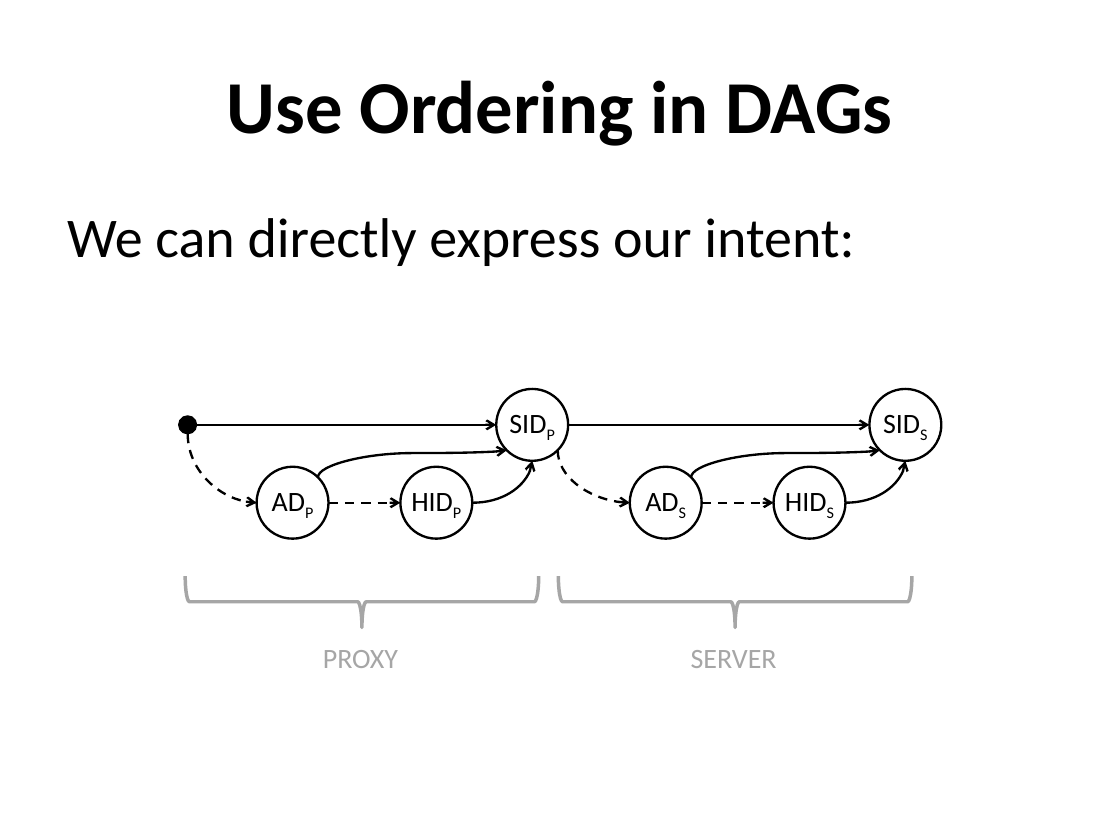
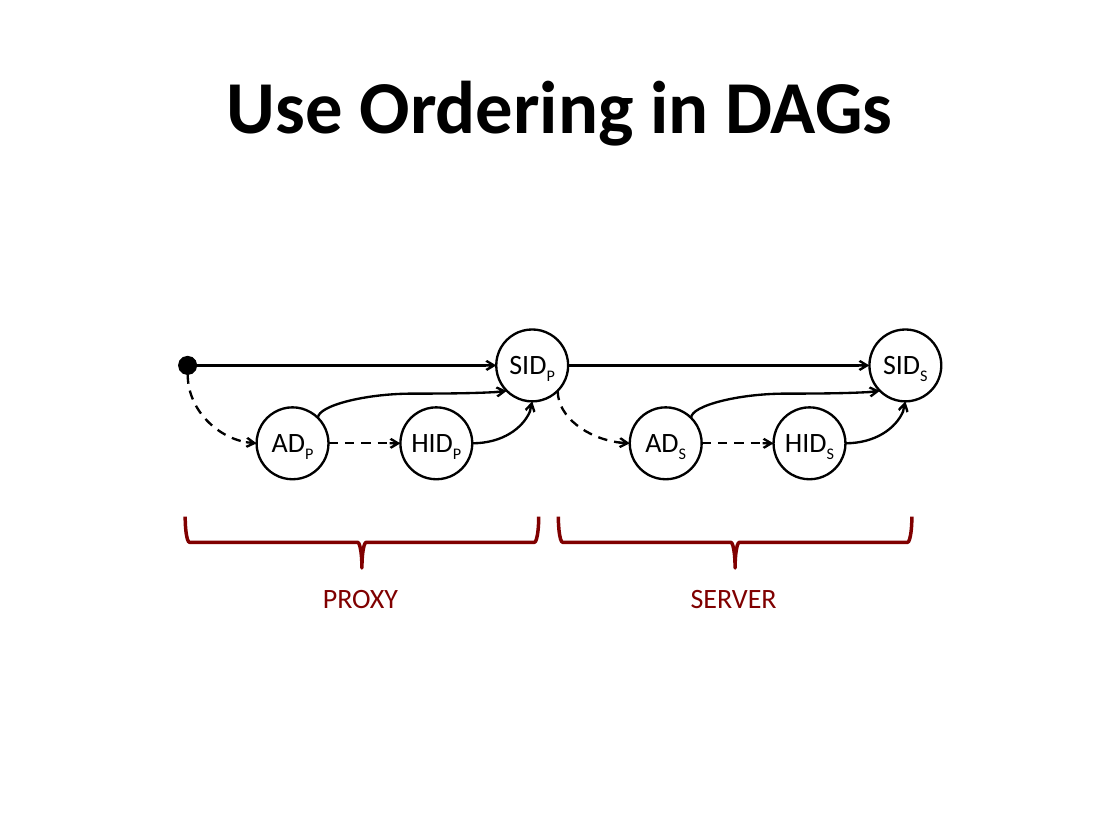
Before and after one commit to nfeltman/XIAnon, a slide deck: slide 10 of Presentation/Anonymity In XIA.pptx (slide 9 before the commit). Drawn at 1120x840 pixels with LibreOffice and Linux fonts; fonts in the diff are those of the drawing. Boxes give left, top, right and bottom in pixels: in the first picture for what was removed or moved away, otherwise in the second. Text is boxed around its words. In the diff, an @@ line names an element or a change of style, - is before the commit and + after.

```diff
--- a/Presentation/Anonymity In XIA.pptx
+++ b/Presentation/Anonymity In XIA.pptx
@@ text removed at (x1=67, y1=218, x2=854, y2=266) @@
-We can directly express our intent:
@@ left brace at (x1=185, y1=516, x2=539, y2=568): outline #A6A6A6 2.25 pt to #800000 2.25 pt @@
@@ 7 ellipses, 6 curved arrows, 4 arrows, 2 texts, 2 left braces moved together from (x1=179, y1=389, x2=941, y2=668) to (x1=179, y1=329, x2=941, y2=609) @@
@@ left brace at (x1=558, y1=516, x2=912, y2=568): outline #A6A6A6 2.25 pt to #800000 2.25 pt @@
@@ text "PROXY" at (x1=323, y1=590, x2=398, y2=609): text colour #A6A6A6 to #800000 @@
@@ text "SERVER" at (x1=691, y1=590, x2=777, y2=609): text colour #A6A6A6 to #800000 @@
```
Also in this commit, not shown: 14 other slides changed, 3 slides added.
